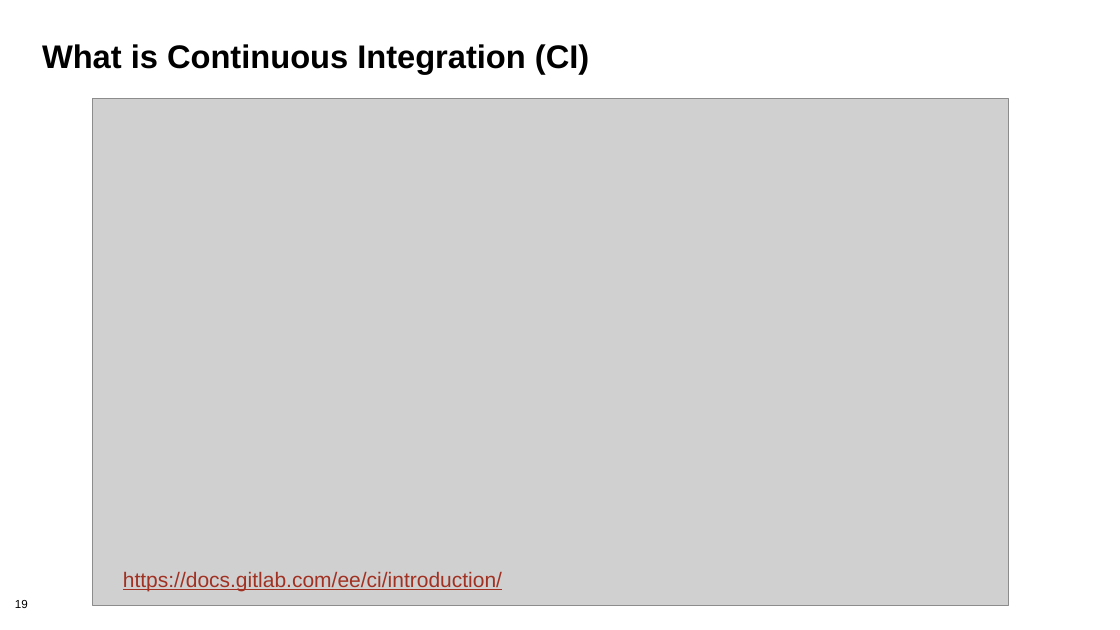
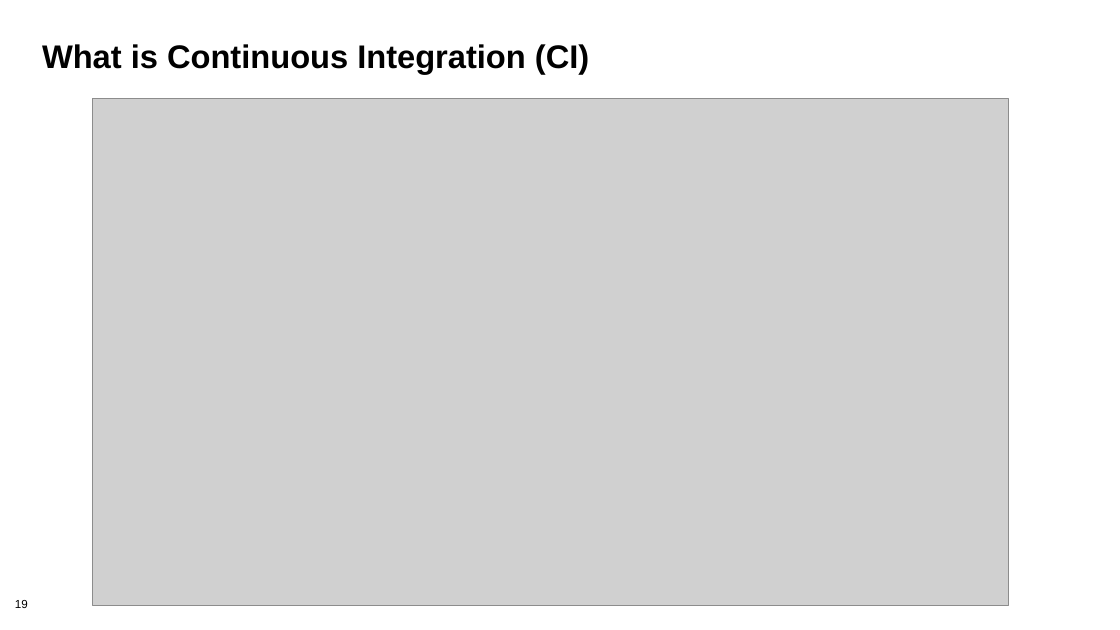
Before and after one commit to bssw-tutorial/presentations, a slide deck: slide 19 of testing.pptx. Drawn at 1120x630 pixels with LibreOffice and Linux fonts; fonts in the diff are those of the drawing; grey boxes stand for pictures. Boxes give left, top, right and bottom in pixels: in the first picture for what was removed or moved away, otherwise in the second. Text is boxed around its words. In the diff, an @@ line names an element or a change of style, - is before the commit and + after.

```diff
--- a/testing.pptx
+++ b/testing.pptx
@@ text removed at bbox=[123, 572, 502, 591] @@
-https://docs.gitlab.com/ee/ci/introduction/
```
Also in this commit, not shown: 1 other slide changed, 1 other file.
